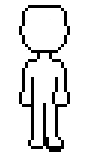
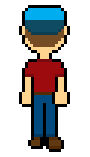
Comparing the layer stacks of the two 90x157 images. Changes:
renamed "Layer 2" to "Layer 4", painted on it over bbox(22, 8, 67, 149)
